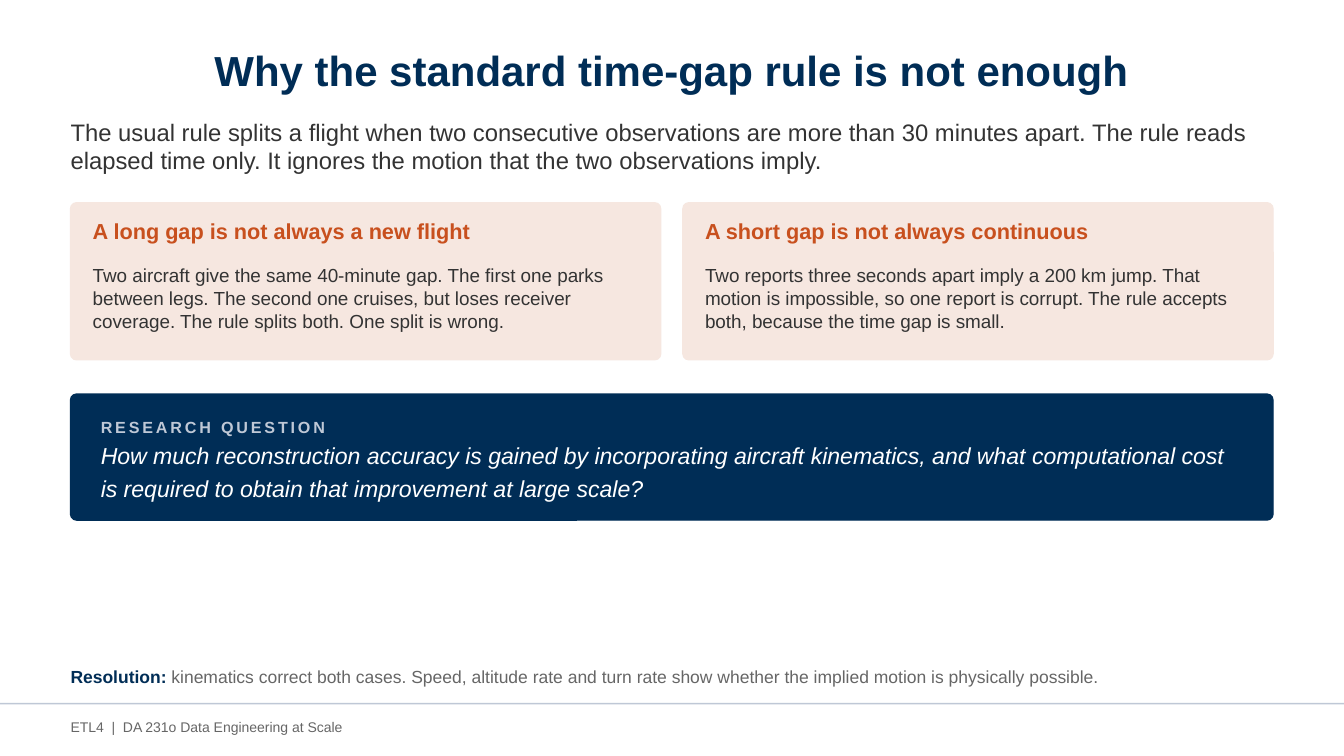
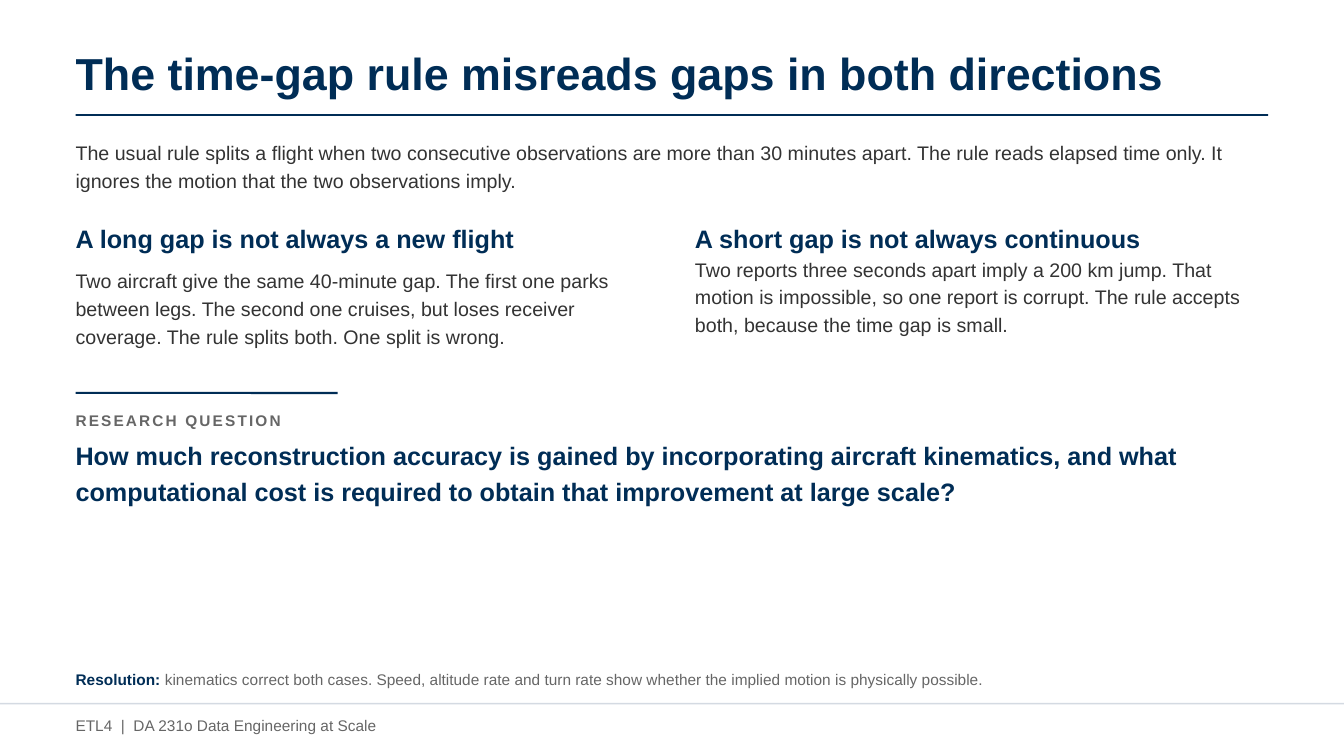
Before and after one commit to AvinashKompalli/Clean-Flight-Paths-from-Noisy-Aircraft-Data-at-Scale, a slide deck: slide 3 of etl4/docs/ETL4_Project_Presentation.pptx. Drawn at 1344x756 pixels with LibreOffice and Linux fonts; fonts in the diff are those of the drawing. Boxes give left, top, right and bottom in pixels: in the first picture for what was removed or moved away, otherwise in the second. Text is boxed around its words. In the diff, an @@ line names an element or a change of style, - is before the commit and + after.

```diff
--- a/etl4/docs/ETL4_Project_Presentation.pptx
+++ b/etl4/docs/ETL4_Project_Presentation.pptx
@@ title at box(76, 57, 1163, 99): text changed; size 30 to 32 pt @@
-Why the standard time-gap rule is not enough
+The time-gap rule misreads gaps in both directions
@@ line added from (76, 115) to (1268, 115), #002D56 1.25 pt @@
@@ text "The usual rule splits a ...": place and size @@
-text "The usual rule splits a ..." at box(71, 123, 1246, 174)
+text "The usual rule splits a ..." at box(76, 145, 1222, 192)
@@ text "The usual rule splits a ..." at box(76, 145, 1222, 192): size 17 to 14 pt; line spacing 1 to 1.18 @@
@@ rounded rectangle removed at box(71, 203, 661, 360) @@
@@ rounded rectangle removed at box(684, 203, 1274, 360) @@
@@ text "A long gap is not ...": place and size @@
-text "A long gap is not ..." at box(93, 223, 470, 244)
+text "A long gap is not ..." at box(76, 229, 513, 254)
@@ text "A long gap is not ..." at box(76, 229, 513, 254): size 15.5 to 18 pt, text colour #C8501E to #002D56; line spacing 1 to 1.12 @@
@@ text "A short gap is not ..." at box(695, 229, 1141, 254): size 15.5 to 18 pt, text colour #C8501E to #002D56; line spacing 1 to 1.12 @@
@@ text "A short gap is not ...": place and size @@
-text "A short gap is not ..." at box(705, 223, 1088, 244)
+text "A short gap is not ..." at box(695, 229, 1141, 254)
@@ text "Two aircraft give the same ...": place and size @@
-text "Two aircraft give the same ..." at box(93, 268, 603, 332)
+text "Two aircraft give the same ..." at box(76, 273, 608, 348)
@@ text "Two aircraft give the same ..." at box(76, 273, 608, 348): size 13.5 to 14 pt; line spacing 1 to 1.18 @@
@@ text "Two reports three seconds apart ..." at box(695, 262, 1240, 336): size 13.5 to 14 pt; line spacing 1 to 1.18 @@
@@ text "Two reports three seconds apart ...": place and size @@
-text "Two reports three seconds apart ..." at box(705, 268, 1227, 332)
+text "Two reports three seconds apart ..." at box(695, 262, 1240, 336)
@@ rounded rectangle removed at box(71, 394, 1273, 520) @@
@@ line added from (76, 393) to (338, 393), #002D56 1.5 pt @@
@@ text added at box(76, 415, 280, 429), 11 pt, text #666666, bold @@
+RESEARCH QUESTION
@@ text "How much reconstruction accuracy is ...": place and size @@
-text "How much reconstruction accuracy is ..." at box(101, 421, 1224, 502)
+text "How much reconstruction accuracy is ..." at box(76, 446, 1176, 506)
@@ text "How much reconstruction accuracy is ..." at box(76, 446, 1176, 506): size 16.5 to 18 pt, text colour #FFFFFF to #002D56, bold on, italic off @@
@@ text at box(101, 421, 325, 436): paragraph removed @@
-RESEARCH QUESTION
@@ text "Resolution: kinematics correct both cases. ..." at box(76, 674, 983, 688): size 12.5 to 11 pt; line spacing 1 to 1.22 @@
@@ line (0, 704) - (1344, 704): stroke #BFC8D6 1 pt to #D4DAE2 1 pt @@
@@ text "ETL4 | DA 231o Data ..." at box(76, 720, 377, 734): size 10 to 11 pt @@
```
Also in this commit, not shown: 19 other slides changed, 4 slides added, 1 other file.
